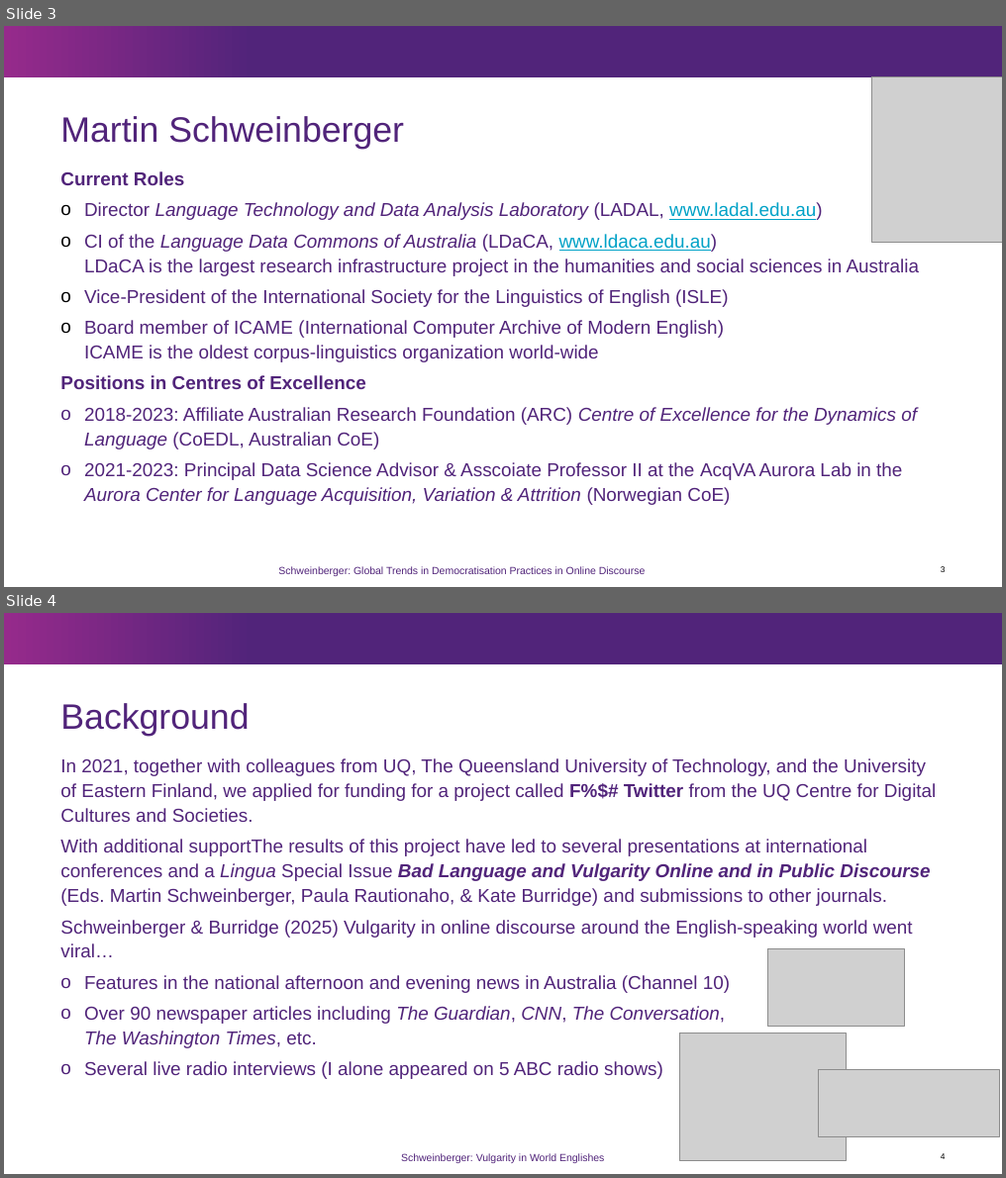
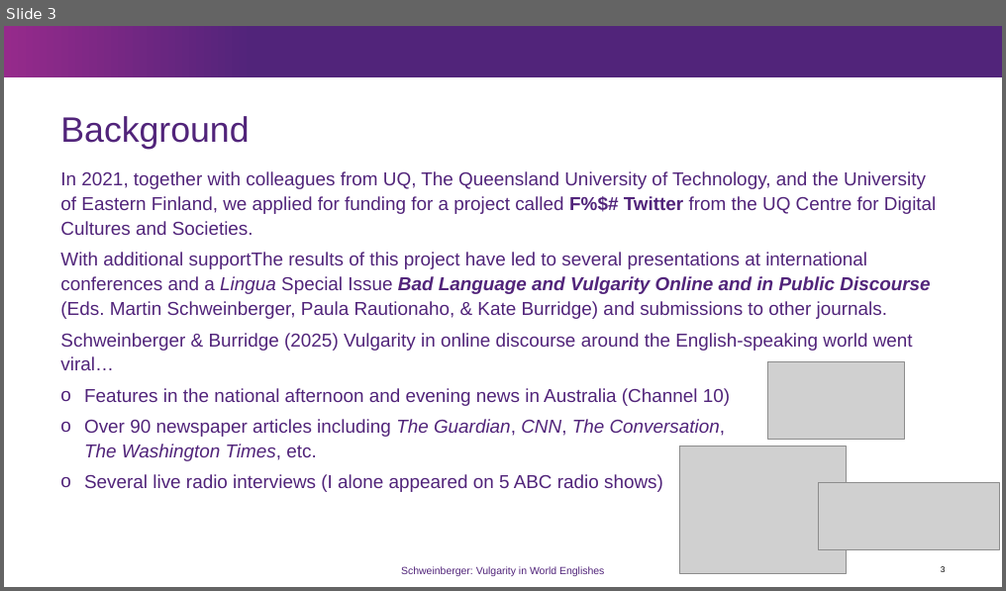
Before and after one commit to MartinSchweinberger/slides, a slide deck: LMU_Schweinberger_VulgarityInWorldEnglishes.pptx. Shown one above the other, each under a label of ours: slides 3 and 4 before the commit, slide 3 after it. The pictures are 1006x1178 and 1006x591 pixels, drawn with LibreOffice and Linux fonts; fonts in the diff are those of the drawing; grey boxes stand for pictures; background and template pictures are left out. Boxes give left, top, right and bottom in pixels: in the first picture for what was removed or moved away, otherwise in the second. Text is boxed around its words. In the diff, an @@ line names an element or a change of style, - is before the commit and + after.

```diff
--- a/LMU_Schweinberger_VulgarityInWorldEnglishes.pptx
+++ b/LMU_Schweinberger_VulgarityInWorldEnglishes.pptx
@@ slide 3 removed at (4,26,1002,587), background #FFFFFF; not listed: 1 template element that a slide beside it also shows @@
@@ picture removed at (871,76,1002,242) @@
@@ title removed at (60,116,404,150) @@
-Martin Schweinberger
@@ text removed at (60,172,919,505) @@
-Current Roles
-o Director Language Technology and Data Analysis Laboratory (LADAL, www.ladal.edu.au)
-o CI of the Language Data Commons of Australia (LDaCA, www.ldaca.edu.au)
-  LDaCA is the largest research infrastructure project in the humanities and social sciences in Australia
-o Vice-President of the International Society for the Linguistics of English (ISLE)
-o Board member of ICAME (International Computer Archive of Modern English)
-  ICAME is the oldest corpus-linguistics organization world-wide
-Positions in Centres of Excellence
-o 2018-2023: Affiliate Australian Research Foundation (ARC) Centre of Excellence for the Dynamics of Language (CoEDL, Australian CoE)
-o 2021-2023: Principal Data Science Advisor & Asscoiate Professor II at the AcqVA Aurora Lab in the Aurora Center for Language Acquisition, Variation & Attrition (Norwegian CoE)
@@ text removed at (278,567,646,576) @@
-Schweinberger: Global Trends in Democratisation Practices in Online Discourse
@@ page number removed at (941,567,945,572) @@
-3
@@ what was slide 4 is now slide 3 @@
```
Also in this commit, not shown: 6 slides changed, 9 other slides removed.
